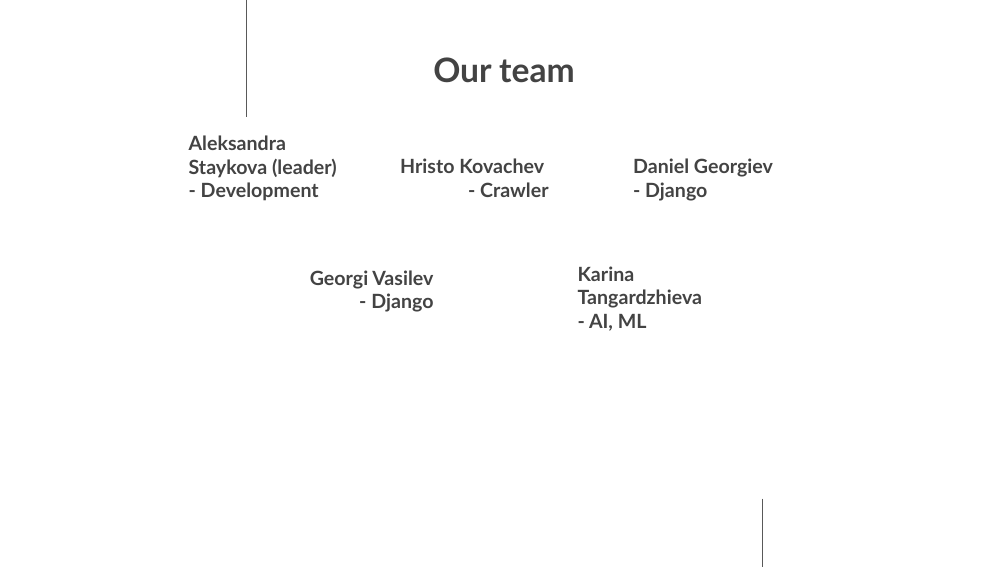
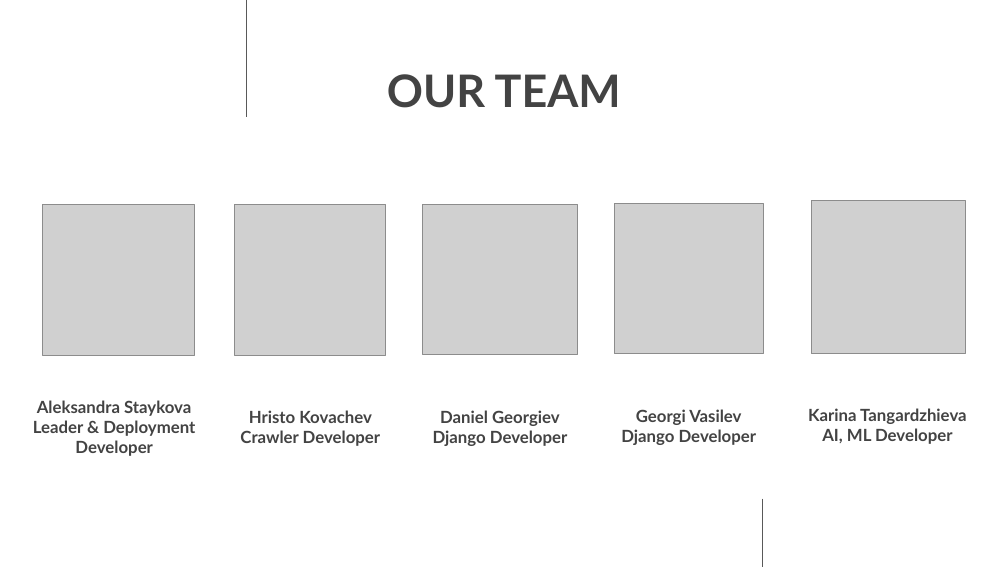
Before and after one commit to ASStaykova19/InternshipProject-TeamCuatro, a slide deck: slide 2 of Documents/Team Cuatro - Presentation.pptx. Drawn at 1008x567 pixels with LibreOffice and Linux fonts; fonts in the diff are those of the drawing; grey boxes stand for pictures; background and template pictures are left out. Boxes give left, top, right and bottom in pixels: in the first picture for what was removed or moved away, otherwise in the second. Text is boxed around its words. In the diff, an @@ line names an element or a change of style, - is before the commit and + after.

Commit message:
Update presentation

```diff
--- a/Documents/Team Cuatro - Presentation.pptx
+++ b/Documents/Team Cuatro - Presentation.pptx
@@ text at (x1=387, y1=74, x2=621, y2=108): text changed; size 24 to 32 pt @@
-Our team
+OUR TEAM
@@ title removed at (x1=189, y1=135, x2=337, y2=201) @@
-Aleksandra Staykova (leader)
-- Development
@@ picture added at (x1=43, y1=205, x2=195, y2=356) @@
@@ picture added at (x1=235, y1=205, x2=386, y2=356) @@
@@ picture added at (x1=422, y1=205, x2=578, y2=355) @@
@@ picture added at (x1=614, y1=204, x2=763, y2=354) @@
@@ picture added at (x1=811, y1=201, x2=966, y2=354) @@
@@ text added at (x1=33, y1=400, x2=195, y2=456), 12 pt, text #434343, bold @@
+Aleksandra Staykova
+Leader & Deployment Developer
@@ vertical alignment bottom to top in 3 elements at (x1=621, y1=409, x2=757, y2=445), (x1=433, y1=410, x2=568, y2=446), (x1=240, y1=410, x2=381, y2=446) @@
@@ text at (x1=240, y1=410, x2=381, y2=446): text changed; size 14 to 12 pt @@
-Hristo Kovachev
-- Crawler
+Hristo Kovachev
+Crawler Developer
@@ text at (x1=433, y1=410, x2=568, y2=446): text changed; size 14 to 12 pt @@
-Daniel Georgiev
-- Django
+Daniel Georgiev
+Django Developer
@@ text at (x1=621, y1=409, x2=757, y2=445): text changed; size 14 to 12 pt @@
-Georgi Vasilev
-- Django
+Georgi Vasilev
+Django Developer
@@ text at (x1=808, y1=408, x2=966, y2=444): text changed; size 14 to 12 pt @@
-Karina Tangardzhieva
-- AI, ML
+Karina Tangardzhieva
+AI, ML Developer
```
Also in this commit, not shown: 1 other slide changed, 1 slide added, 1 slide removed.
